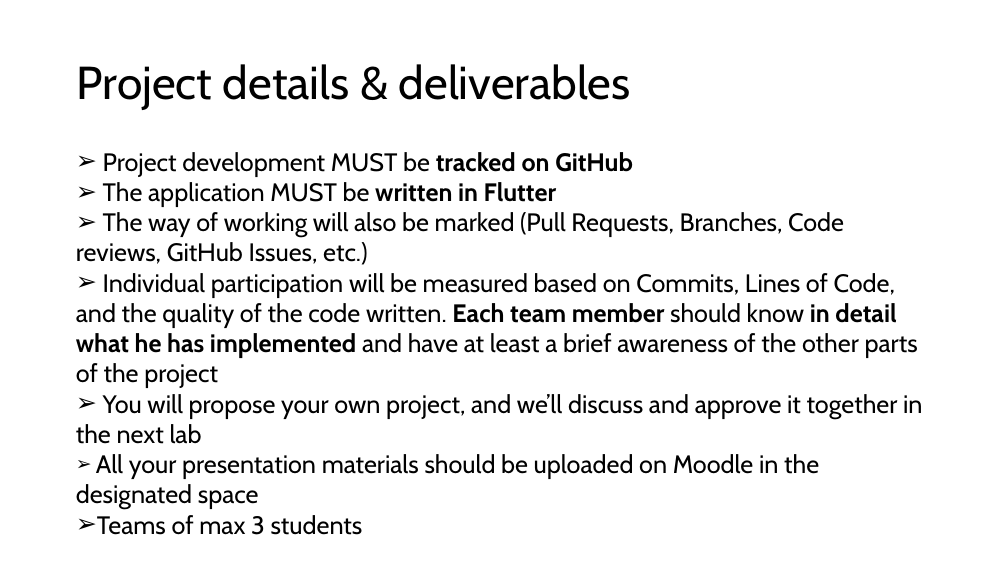
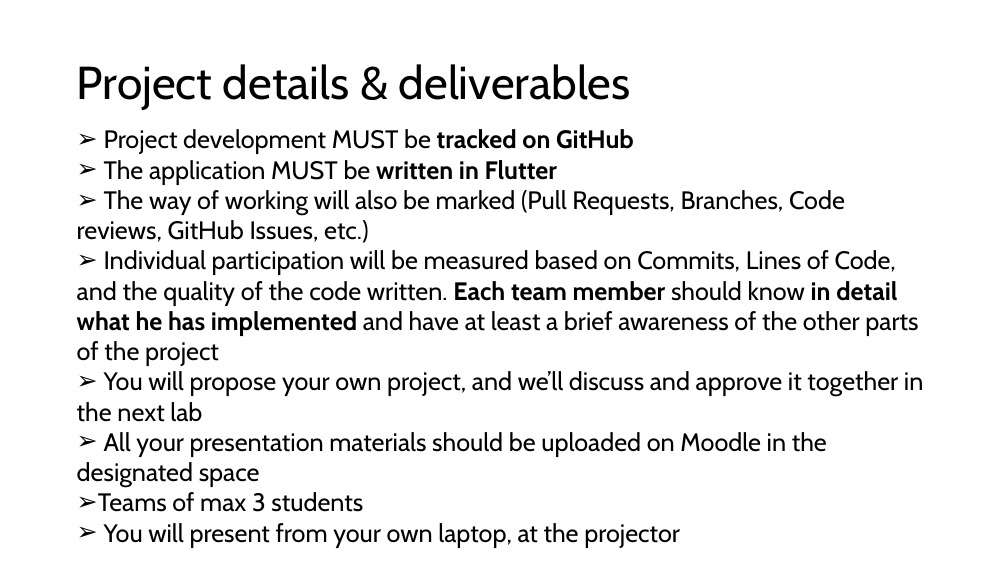
Before and after one commit to rusudinu/mobile-and-embedded-computing, a slide deck: slide 4 of labs/Mobile-and-Embedded-Lab1.pptx. Drawn at 1008x567 pixels with LibreOffice and Linux fonts; fonts in the diff are those of the drawing. Boxes give left, top, right and bottom in pixels: in the first picture for what was removed or moved away, otherwise in the second. Text is boxed around its words. In the diff, an @@ line names an element or a change of style, - is before the commit and + after.

Commit message:
clearer structure

```diff
--- a/labs/Mobile-and-Embedded-Lab1.pptx
+++ b/labs/Mobile-and-Embedded-Lab1.pptx
@@ text "Project development MUST be tracked ...": place and size @@
-text "Project development MUST be tracked ..." at bbox=[76, 152, 922, 535]
+text "Project development MUST be tracked ..." at bbox=[77, 129, 923, 548]
@@ text at bbox=[104, 523, 680, 548]: paragraph added @@
+➢ You will present from your own laptop, at the projector
```
